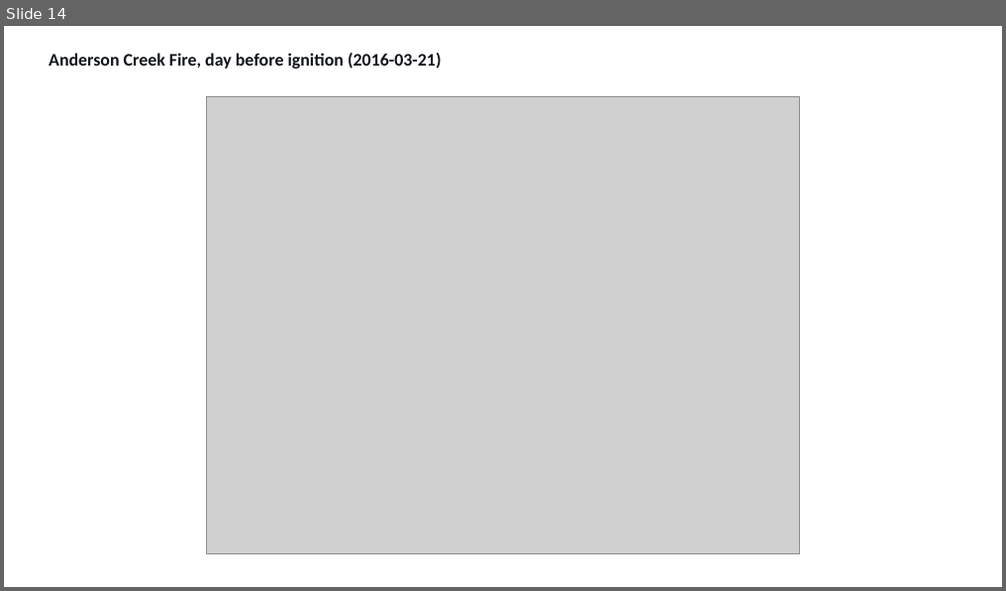
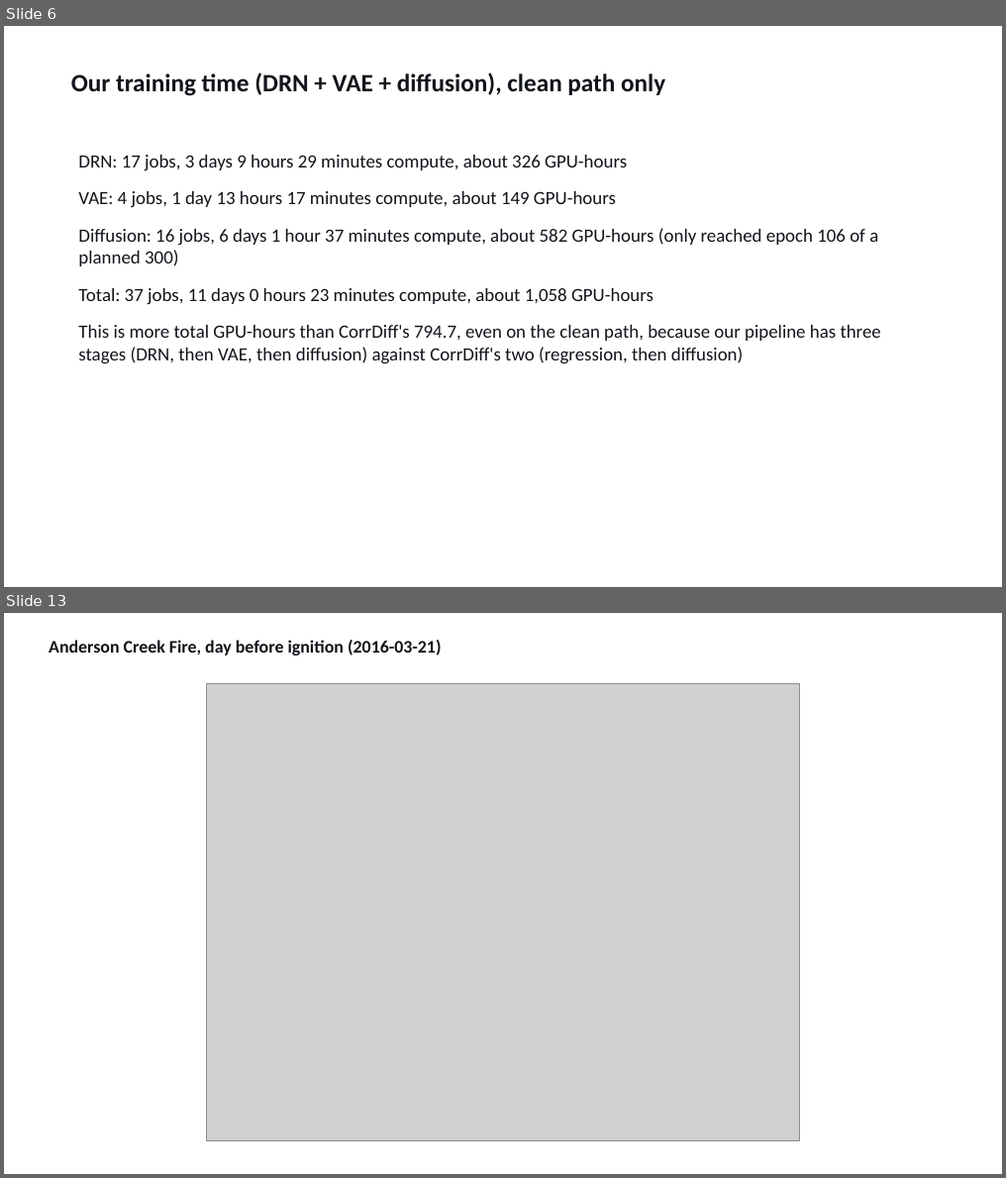
Before and after one commit to milhud/diffusion_downscaling_model, a slide deck: results/corrdiff_comparison/corrdiff_benchmark_slides.pptx. Shown one above the other, each under a label of ours: slide 14 before the commit, slides 6 and 13 after it; the slides between them are not shown. The pictures are 1006x591 and 1006x1178 pixels, drawn with LibreOffice and Linux fonts; fonts in the diff are those of the drawing; grey boxes stand for pictures. Boxes give left, top, right and bottom in pixels: in the first picture for what was removed or moved away, otherwise in the second. Text is boxed around its words. In the diff, an @@ line names an element or a change of style, - is before the commit and + after.

Commit message:
Swap accuracy to bar chart, training time to plain text, drop ratio-zoom slide
- Accuracy, all variables: bar chart instead of text bullets (that was
  backwards from what was asked -- bar chart for accuracy, plain text
  for training time).
- Training time (CorrDiff and ours): plain text slides instead of native
  pptx bar charts.
- Dropped the power-ratio zoomed slide entirely (scale/framing didn't
  read clearly) and the "raw view" wording from the remaining spectrum
  caption.
- Clarified "unrecorded crop locations" wording: CorrDiff's generate.py
  does not save which map location it ran on for each date, not just
  "unrecorded" with no explanation.
- Noted where the 6 comparison dates came from: random held-out
  test-year samples from scripts/run_generic_baselines.py (seed 0).

```diff
--- a/results/corrdiff_comparison/corrdiff_benchmark_slides.pptx
+++ b/results/corrdiff_comparison/corrdiff_benchmark_slides.pptx
@@ slide 6 added at <box>4,26,1002,587</box>, background #FFFFFF @@
@@ text added at <box>71,73,665,96</box>, 24 pt, text #11141A, bold @@
+Our training time (DRN + VAE + diffusion), clean path only
@@ text added at <box>78,155,881,365</box>, 18 pt, text #11141A @@
+DRN: 17 jobs, 3 days 9 hours 29 minutes compute, about 326 GPU-hours
+VAE: 4 jobs, 1 day 13 hours 17 minutes compute, about 149 GPU-hours
+Diffusion: 16 jobs, 6 days 1 hour 37 minutes compute, about 582 GPU-hours (only reached epoch 106 of a planned 300)
+Total: 37 jobs, 11 days 0 hours 23 minutes compute, about 1,058 GPU-hours
+This is more total GPU-hours than CorrDiff's 794.7, even on the clean path, because our pipeline has three stages (DRN, then VAE, then diffusion) against CorrDiff's two (regression, then diffusion)
@@ what was slide 14 is now slide 13 @@
```
Also in this commit, not shown: 8 slides changed, 1 other slide added, 3 slides removed, 7 other files.
